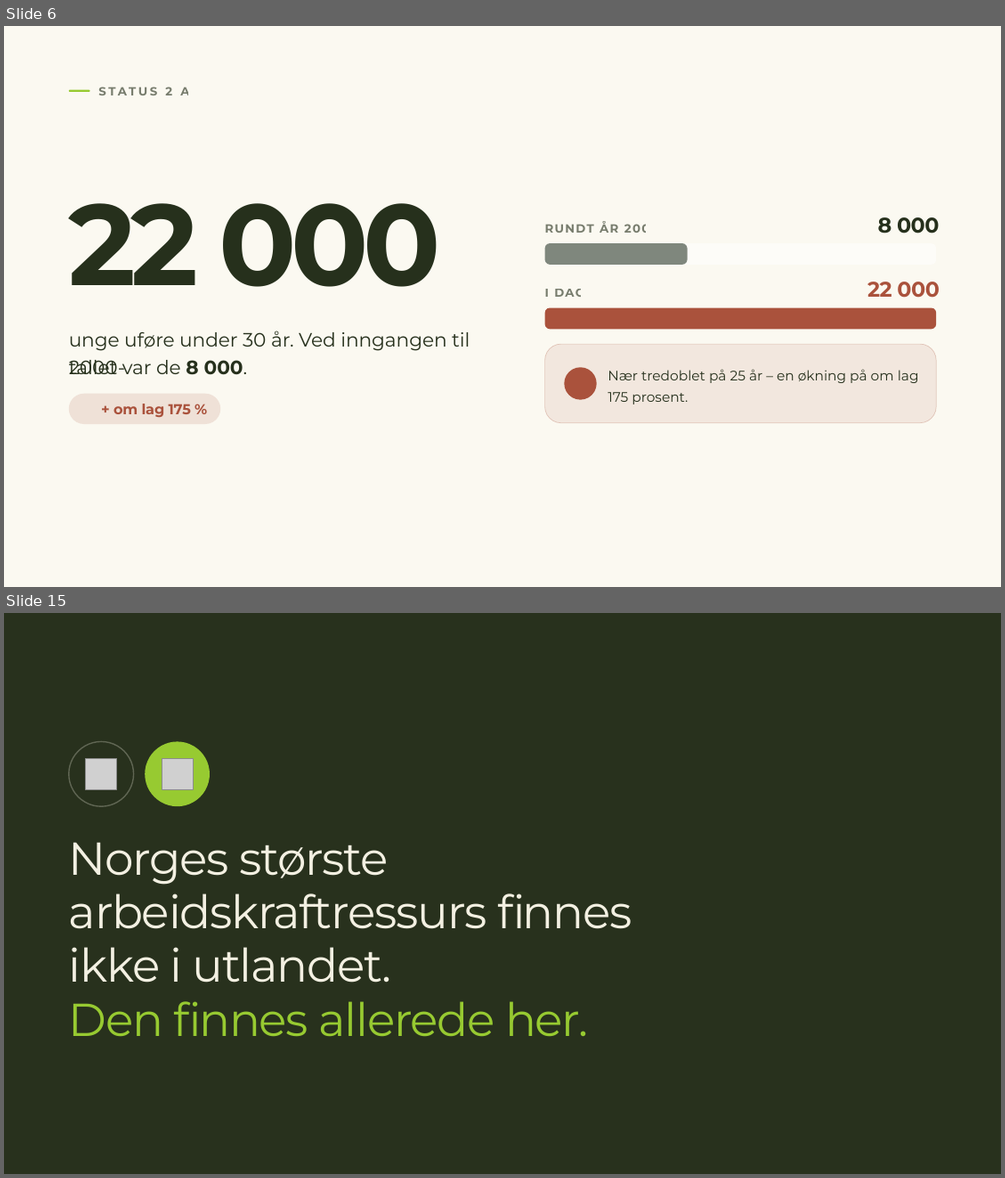
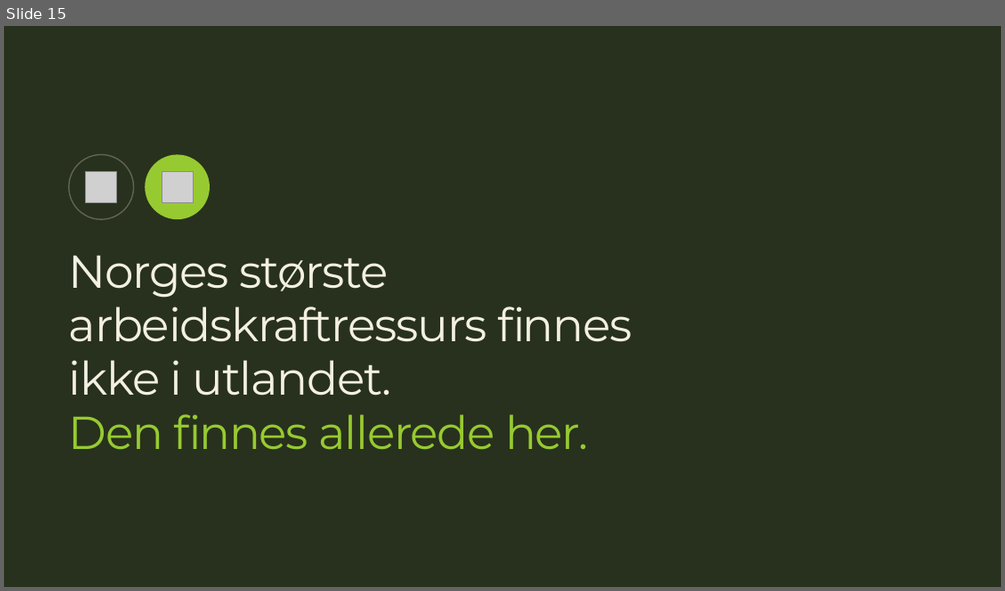
Before and after one commit to MarcusEvensen-Org/iarbeid-riketstilstand, a slide deck: Rikets tilstand 2026.pptx. Shown one above the other, each under a label of ours: slides 6 and 15 before the commit, slide 15 after it; the slides between them are not shown. The pictures are 1005x1178 and 1005x591 pixels, drawn with LibreOffice and Linux fonts; fonts in the diff are those of the drawing; grey boxes stand for pictures; background and template pictures are left out. Boxes give left, top, right and bottom in pixels: in the first picture for what was removed or moved away, otherwise in the second. Text is boxed around its words. In the diff, an @@ line names an element or a change of style, - is before the commit and + after.

```diff
--- a/Rikets tilstand 2026.pptx
+++ b/Rikets tilstand 2026.pptx
@@ slide 6 removed at <box>4,26,1001,587</box>, background picture (left out) @@
@@ rounded rectangle removed at <box>69,89,90,92</box> @@
@@ text removed at <box>98,87,200,95</box> @@
-STATUS 2 AV 7
@@ text removed at <box>69,203,442,287</box> @@
-22 000
@@ text removed at <box>545,224,659,232</box> @@
-RUNDT ÅR 2000
@@ text removed at <box>878,217,939,233</box> @@
-8 000
@@ rounded rectangle removed at <box>544,244,936,265</box> @@
@@ rounded rectangle removed at <box>544,244,688,265</box> @@
@@ text removed at <box>545,289,584,297</box> @@
-I DAG
@@ text removed at <box>867,281,939,297</box> @@
-22 000
@@ rounded rectangle removed at <box>544,308,936,329</box> @@
@@ text removed at <box>69,330,469,374</box> @@
-unge uføre under 30 år. Ved inngangen til 2000-
@@ rounded rectangle removed at <box>544,344,936,422</box> @@
@@ text removed at <box>69,360,248,375</box> @@
-tallet var de 8 000.
@@ ellipse removed at <box>564,367,596,399</box> @@
@@ text removed at <box>607,369,919,383</box> @@
-Nær tredoblet på 25 år – en økning på om lag
@@ rounded rectangle removed at <box>69,394,221,424</box> @@
@@ text removed at <box>607,392,688,404</box> @@
-175 prosent.
@@ text removed at <box>113,403,191,417</box> @@
-+ om lag 175 %
```
Also in this commit, not shown: 20 slides changed, 6 slides added, 1 other slide removed, 2 other files.
